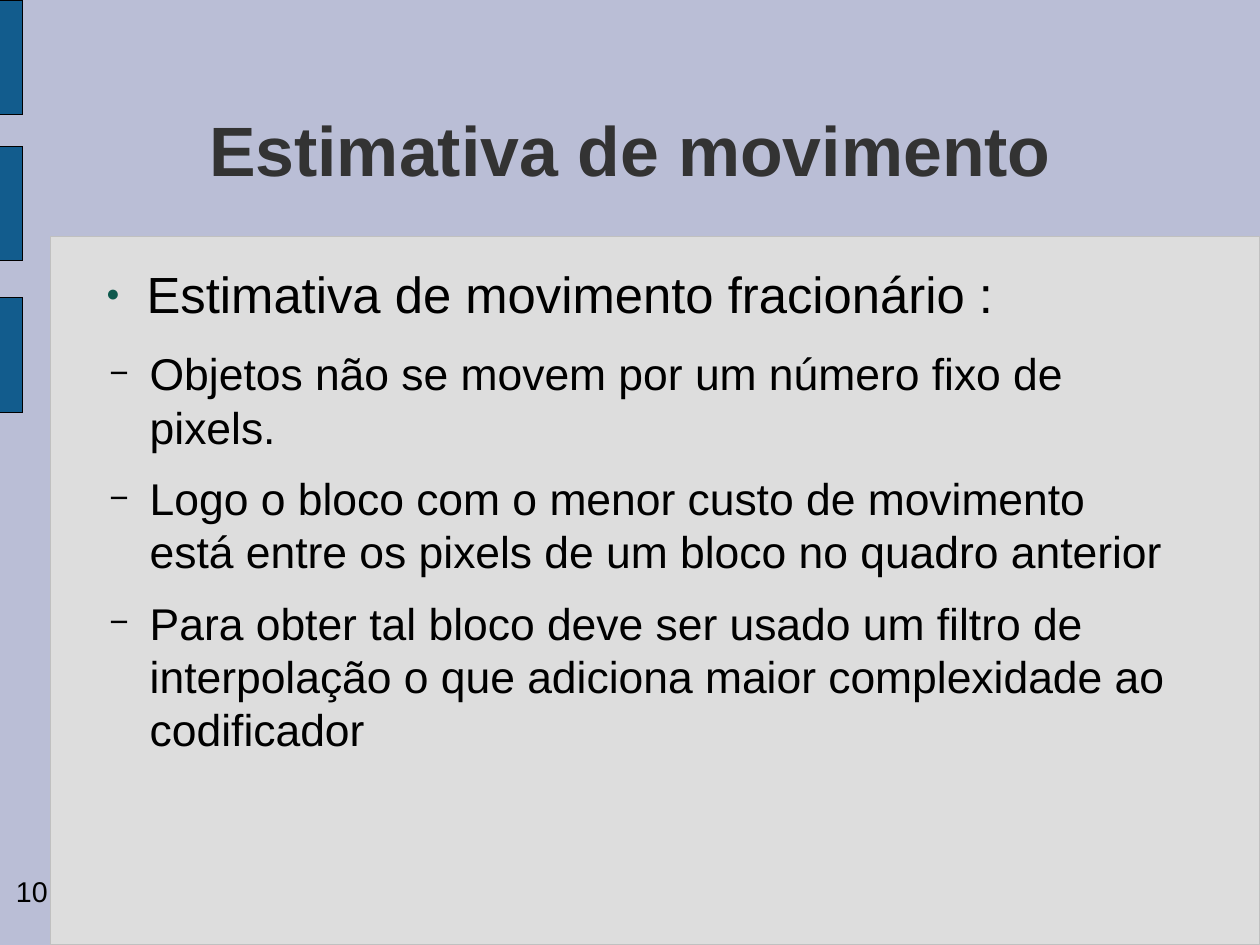
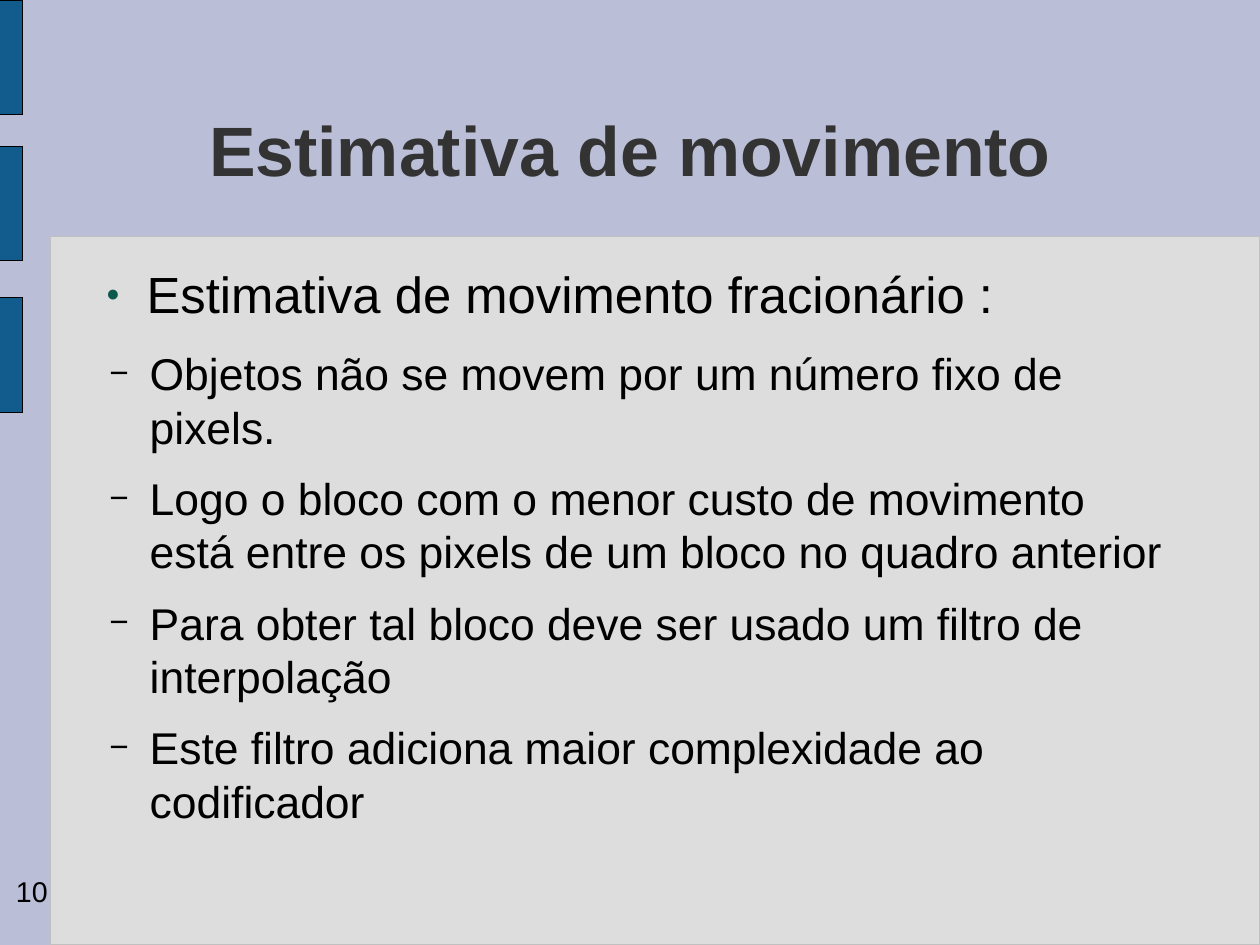
Before and after one commit to gabrieldiego/tg, a slide deck: slide 10 of artigo/apresentacao-tg2.odp. Drawn at 1260x945 pixels with LibreOffice and Linux fonts; fonts in the diff are those of the drawing; background and template pictures are left out. Boxes give left, top, right and bottom in pixels: in the first picture for what was removed or moved away, otherwise in the second. Text is boxed around its words. In the diff, an @@ line names an element or a change of style, - is before the commit and + after.

```diff
--- a/artigo/apresentacao-tg2.odp
+++ b/artigo/apresentacao-tg2.odp
@@ text at bbox=[150, 607, 1082, 819]: text changed @@
-  − Para obter tal bloco deve ser usado um filtro de interpolação o que adiciona maior complexidade ao codificador
+  − Para obter tal bloco deve ser usado um filtro de interpolação
+  − Este filtro adiciona maior complexidade ao codificador
```
Also in this commit, not shown: 13 other slides changed, 3 slides added, 1 other file.
